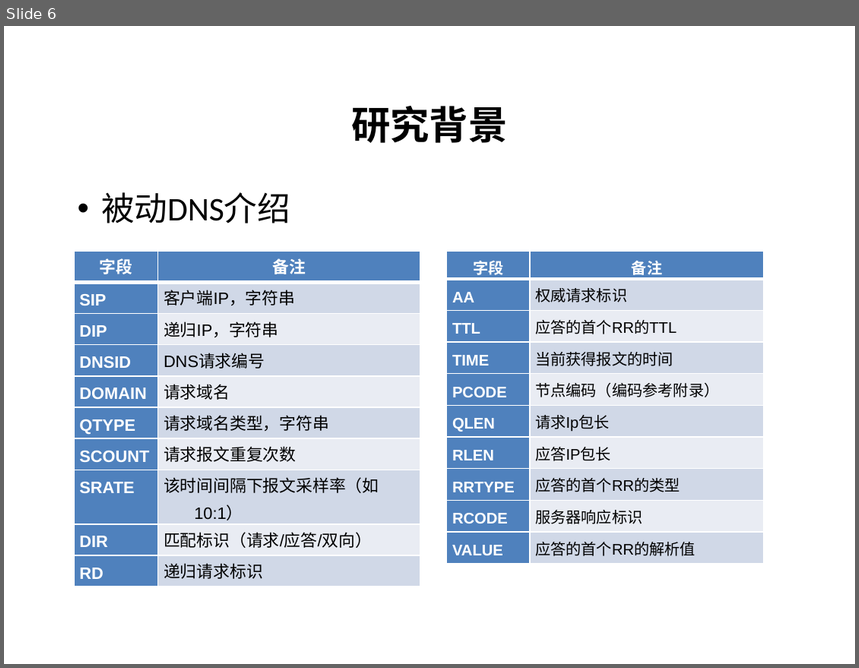
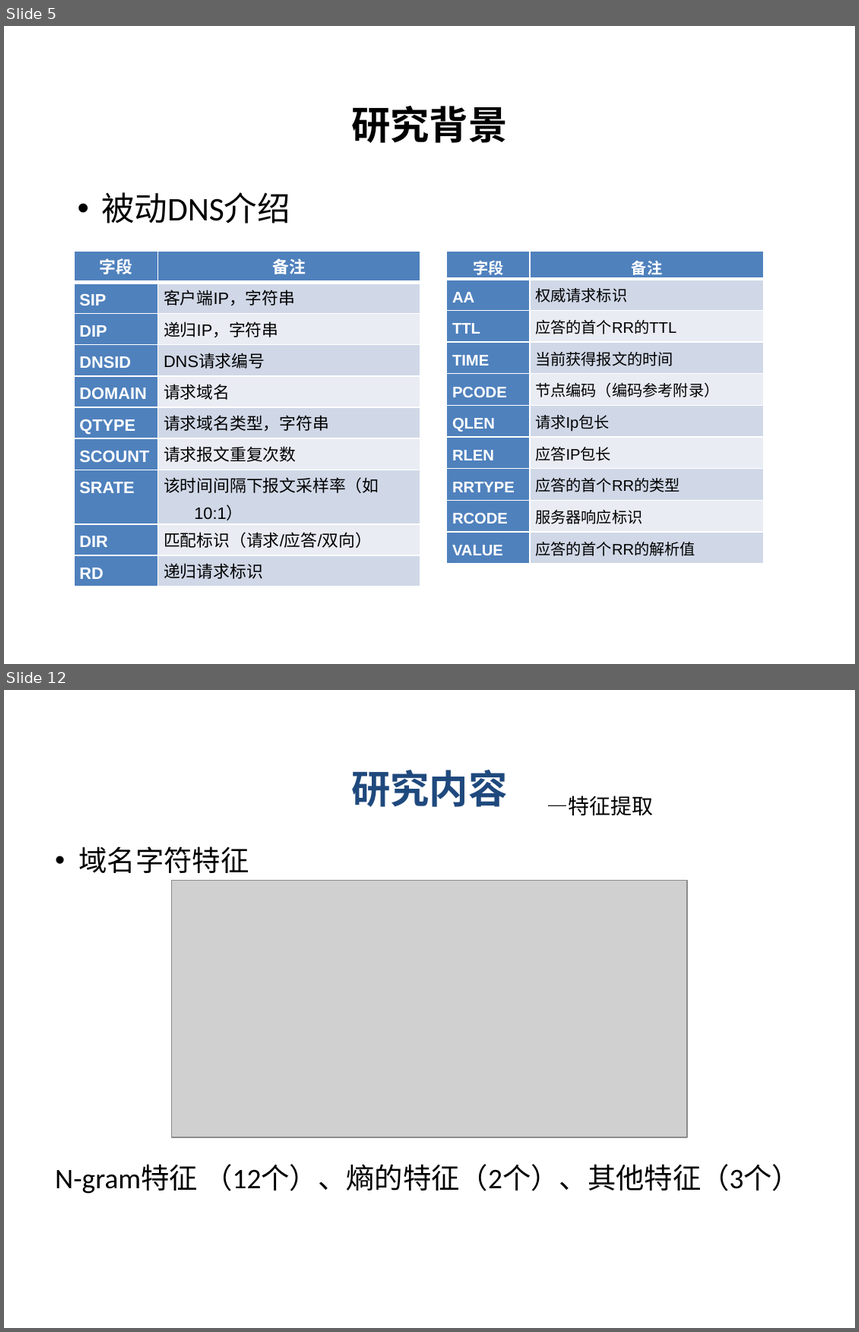
Before and after one commit to pDeathlok/GraduationDesign, a slide deck: 毕业设计_word/最终/恶意域名检测技术研究_答辩.pptx. Shown one above the other, each under a label of ours: slide 6 before the commit, slides 5 and 12 after it; the slides between them are not shown. The pictures are 859x668 and 859x1332 pixels, drawn with LibreOffice and Linux fonts; fonts in the diff are those of the drawing; grey boxes stand for pictures; background and template pictures are left out. Boxes give left, top, right and bottom in pixels: in the first picture for what was removed or moved away, otherwise in the second. Text is boxed around its words. In the diff, an @@ line names an element or a change of style, - is before the commit and + after.

```diff
--- a/毕业设计_word/最终/恶意域名检测技术研究_答辩.pptx
+++ b/毕业设计_word/最终/恶意域名检测技术研究_答辩.pptx
@@ slide 12 added at [4, 690, 855, 1328], background #FFFFFF @@
@@ title added at [351, 770, 507, 807], 33 pt, text #1F497D, bold @@
+研究内容
@@ text added at [547, 796, 654, 816], 18 pt, text #000000 @@
+—特征提取
@@ text added at [55, 847, 800, 1194], 24 pt, text #000000 @@
+• 域名字符特征
+N-gram特征 （12个）、熵的特征（2个）、其他特征（3个）
@@ picture added at [172, 881, 686, 1138] @@
@@ what was slide 6 is now slide 5 @@
```
Also in this commit, not shown: 5 slides changed, 37 other slides added, 15 slides removed, 3 other files.
